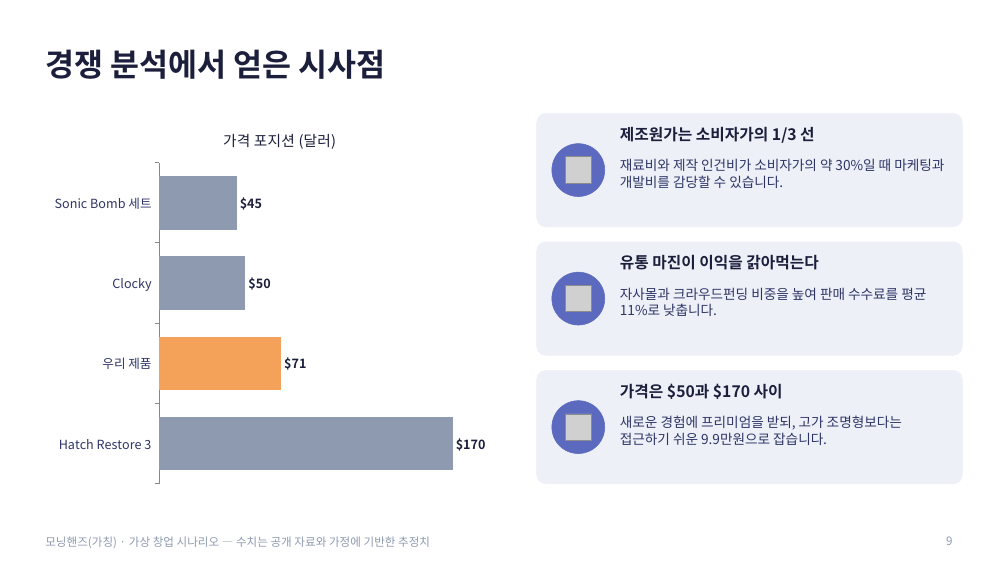
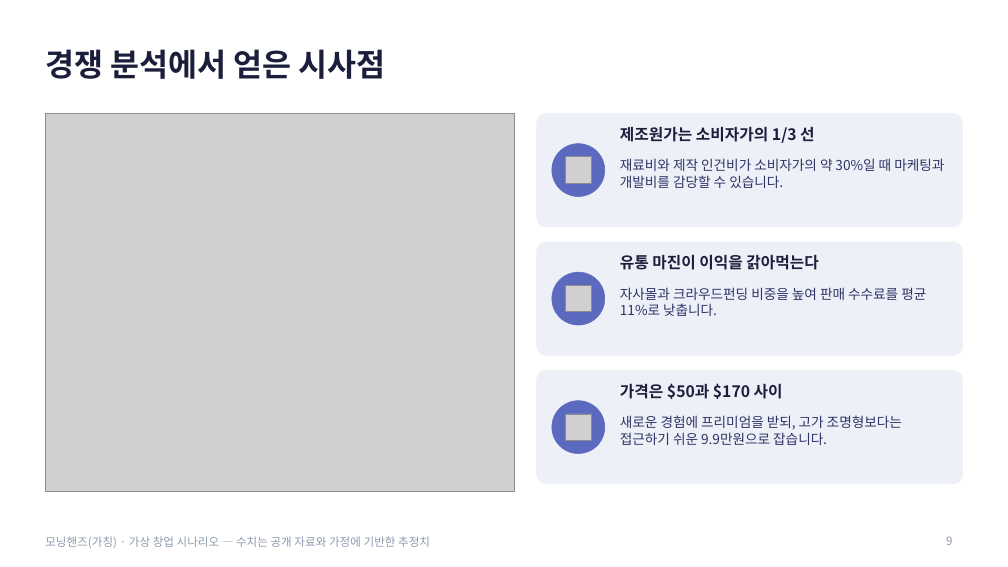
Before and after one commit to g975682-source/-, a slide deck: slide 9 of MorningHands_Business_Analysis.pptx. Drawn at 1008x567 pixels with LibreOffice and Linux fonts; fonts in the diff are those of the drawing; grey boxes stand for pictures. Boxes give left, top, right and bottom in pixels: in the first picture for what was removed or moved away, otherwise in the second. Text is boxed around its words. In the diff, an @@ line names an element or a change of style, - is before the commit and + after.

```diff
--- a/MorningHands_Business_Analysis.pptx
+++ b/MorningHands_Business_Analysis.pptx
@@ bar chart removed at (45,113,514,492) @@
-title "가격 포지션 (달러)"
-categories: Sonic Bomb 세트, Clocky, 우리 제품, Hatch Restore 3
-Series 1: 45, 50, 71, 170
@@ picture added at (45,113,514,492) @@
```
Also in this commit, not shown: 7 other slides changed.
